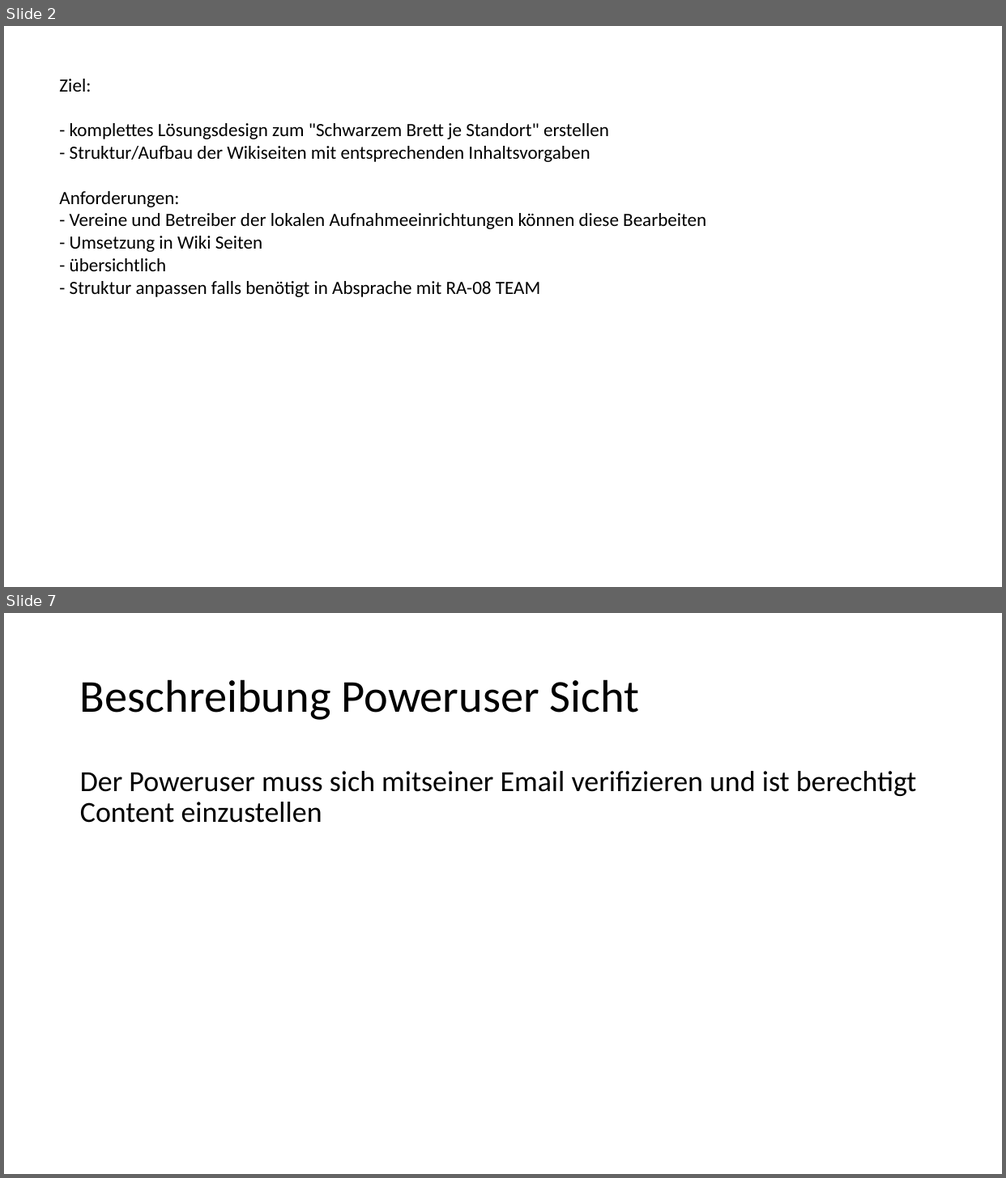
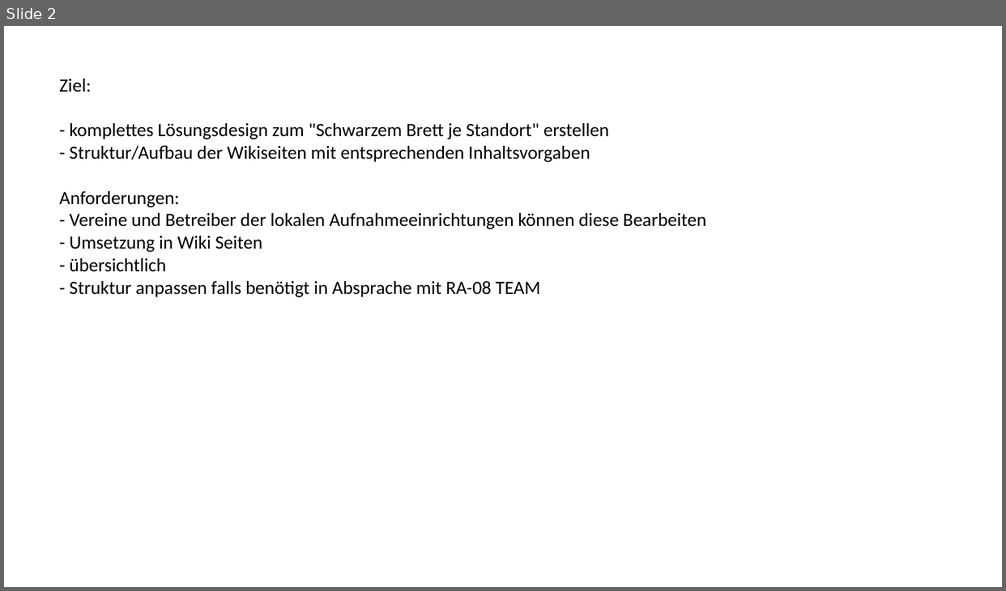
Before and after one commit to RefugeesWelcomeApp/ApplicationDevelopment, a slide deck: Solution_Design/Story Board/Storys/RA-35-Schwarzes Brett/RA-35-Schwarzes Brett.pptx. Shown one above the other, each under a label of ours: slides 2 and 7 before the commit, slide 2 after it; the slides between them are not shown. The pictures are 1006x1178 and 1006x591 pixels, drawn with LibreOffice and Linux fonts; fonts in the diff are those of the drawing. Boxes give left, top, right and bottom in pixels: in the first picture for what was removed or moved away, otherwise in the second. Text is boxed around its words. In the diff, an @@ line names an element or a change of style, - is before the commit and + after.

```diff
--- a/Solution_Design/Story Board/Storys/RA-35-Schwarzes Brett/RA-35-Schwarzes Brett.pptx
+++ b/Solution_Design/Story Board/Storys/RA-35-Schwarzes Brett/RA-35-Schwarzes Brett.pptx
@@ slide 7 removed at [4, 613, 1002, 1174], background #FFFFFF @@
@@ title removed at [80, 679, 640, 720] @@
-Beschreibung Poweruser Sicht
@@ text removed at [80, 771, 917, 823] @@
-Der Poweruser muss sich mitseiner Email verifizieren und ist berechtigt Content einzustellen
```
Also in this commit, not shown: 4 slides added, 5 other slides removed.
